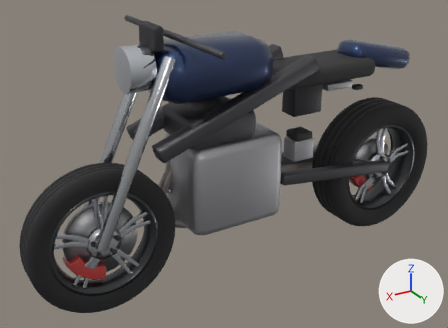
The glTF model modelle/motorrad.glb, before and after one commit.
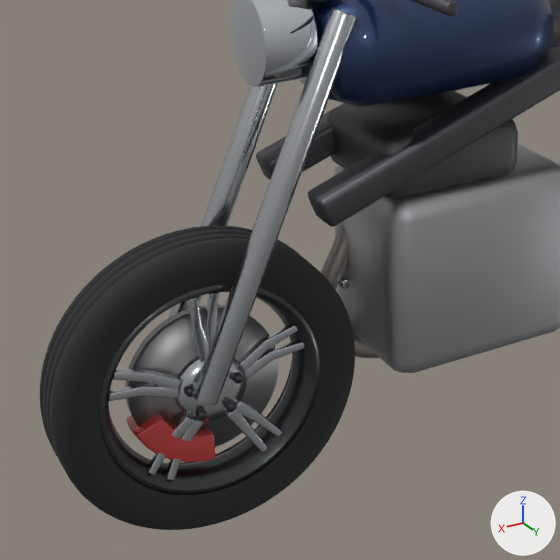
The first picture shows the older version from a 50 mm lens placed at (1.374, 2.049, 1.519), pointed at (0.122, -0.039, 0.475). The close-ups show the older and then the newer version on the part from 0% to 62% of the width and 16% to 100% of the height of that picture. Only the edits that show in the close-ups are written down. Lighting does not change. The marker at lower right points along +X, +Y and +Z. Where no turn or scale is listed for an object, it has been applied to the vertices. Vertices at exactly the same position are counted once.

Names of what the first close-up shows: 'bt:auspuff', 'bt:bremse_v', 'bt:gabel', 'bt:motor', 'bt:rad_v', 'bt:rahmen', 'scheinwerfer_1', 'tank_verkleidung' and 3 more.
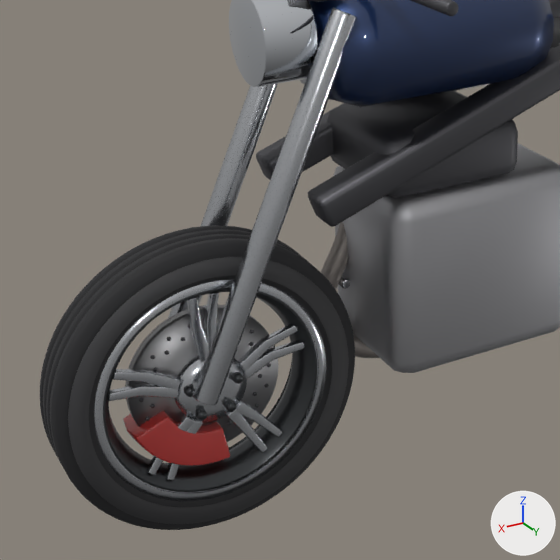
Where the change shows, as pixel boxes (x1, y1, x2, y2) in the close-ups (560 x 560 px; the box of a moved part takes in the faces that stretch with it):
'bt:bremse_v', reshaped, moved, rescaled: before (125, 305, 278, 462); after (123, 305, 278, 466)
part 1 of me_rad_v_reifen, added: after (94, 280, 326, 501)
part 2 of me_rad_v_reifen, added: after (68, 257, 349, 524)
part 3 of me_rad_v_bremsscheibe, rebuilt (19% wider, 14% taller): before (126, 414, 216, 462); after (123, 411, 230, 466)
part 4 of me_rad_v_bremsscheibe, moved or reshaped: before (130, 322, 274, 447); after (130, 322, 274, 442)

What the commit changed:
Material 'gummi_flanke' (mat_gummi_flanke) is new.
Its base color is (0.045, 0.045, 0.048) (dark grey #3c3c3e).
Its roughness is 0.7.
me_rad_v_reifen is used by ob_bt_rad_v; location (0.7, 0.0, 0.3).
me_rad_v_reifen had 3957 vertices, 7420 faces and spanned x -0.3..0.3, y -0.061..0.061, z -0.3..0.3.
me_rad_v_reifen now has 4725 vertices, 8572 faces and spans x -0.3..0.3, y -0.061..0.061, z -0.3..0.3.
me_rad_v_reifen part 1: a new loose piece of 384 vertices spanning x -0.23..0.23, y 0.052..0.056, z -0.23..0.23, in mat_felge (light grey #ced1d6).
me_rad_v_reifen part 2: a new loose piece of 384 vertices spanning x -0.276..0.276, y 0.06..0.061, z -0.276..0.276, in mat_gummi_flanke (dark grey #3c3c3e).
me_rad_v_reifen gains material mat_gummi_flanke (dark grey #3c3c3e).
me_rad_v_bremsscheibe is used by ob_bt_bremse_v; location (0.701, -0.006, 0.292); scale (0.157, 0.157, 0.157).
me_rad_v_bremsscheibe had 611 vertices, 1074 faces and spanned x -0.96..0.96, y -0.23..0.23, z -1.0..1.0.
me_rad_v_bremsscheibe now has 1213 vertices, 2134 faces and spans x -0.96..0.96, y -0.26..0.26, z -1.0..1.0.
me_rad_v_bremsscheibe part 3: the loose piece of 179 vertices spanning x 0.0..0.96, y -0.23..0.23, z -1.0..-0.2 is rebuilt with 205 vertices and now spans x -0.2..0.96, y -0.26..0.26, z -1.0..-0.16.
me_rad_v_bremsscheibe part 4: 3 vertices moved within x -0.83..-0.17, y -0.08..0.19, z -0.18..0.53; 419 vertices removed from x -0.96..0.94, y -0.08..0.19, z -0.9..1.0; 419 vertices added at x -0.96..0.91, y -0.08..0.19, z -0.86..1.0.
Other edits to the shape of me_rad_v_bremsscheibe do not show in these pictures.
me_rad_v_bremsscheibe gains material mat_stahl_dunkel (dark grey #616165).
Object 'bt:bremse_v' (ob_bt_bremse_v) moves from (0.701, -0.006, 0.292) to (0.704, -0.006, 0.289).
Object 'bt:bremse_v' (ob_bt_bremse_v) is rescaled from (0.157, 0.157, 0.157) to (0.16, 0.16, 0.16).
